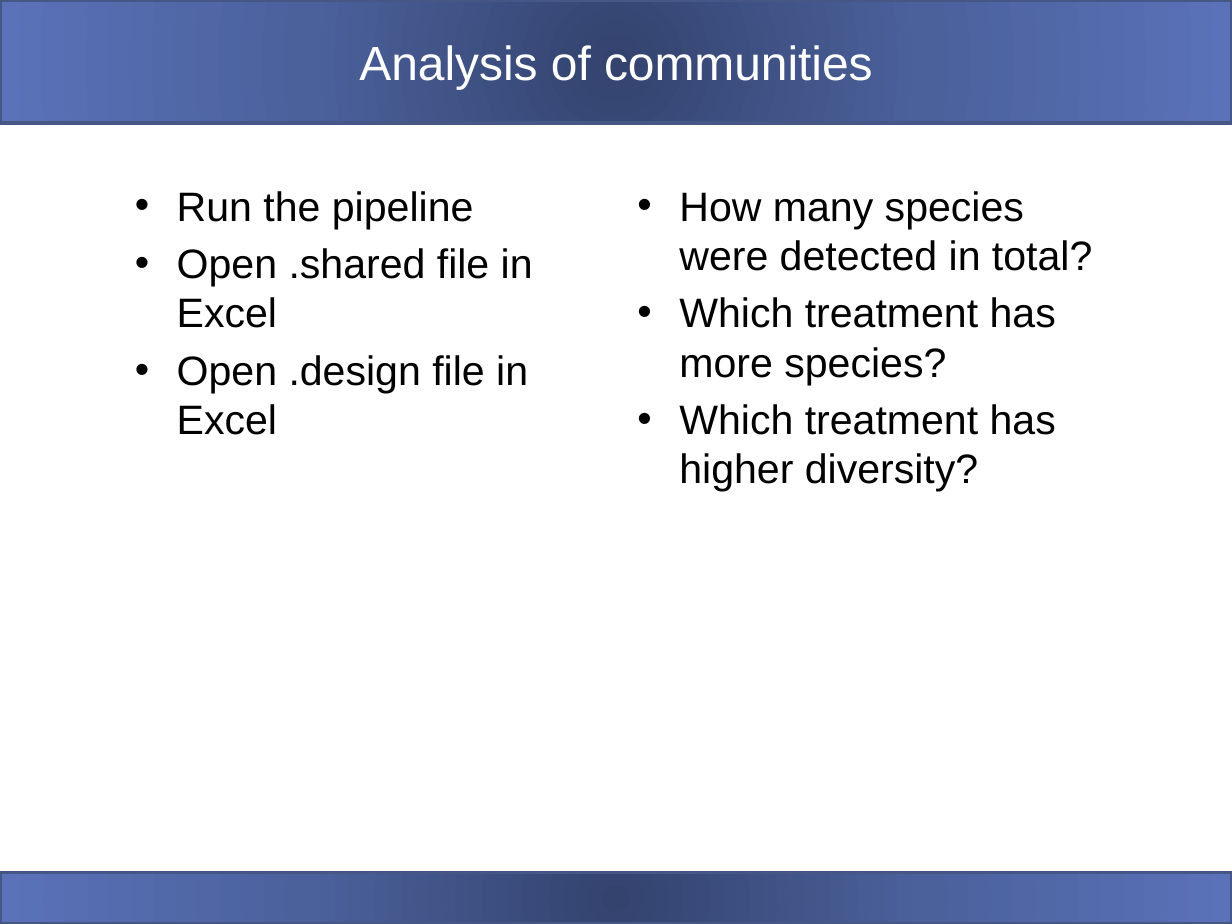
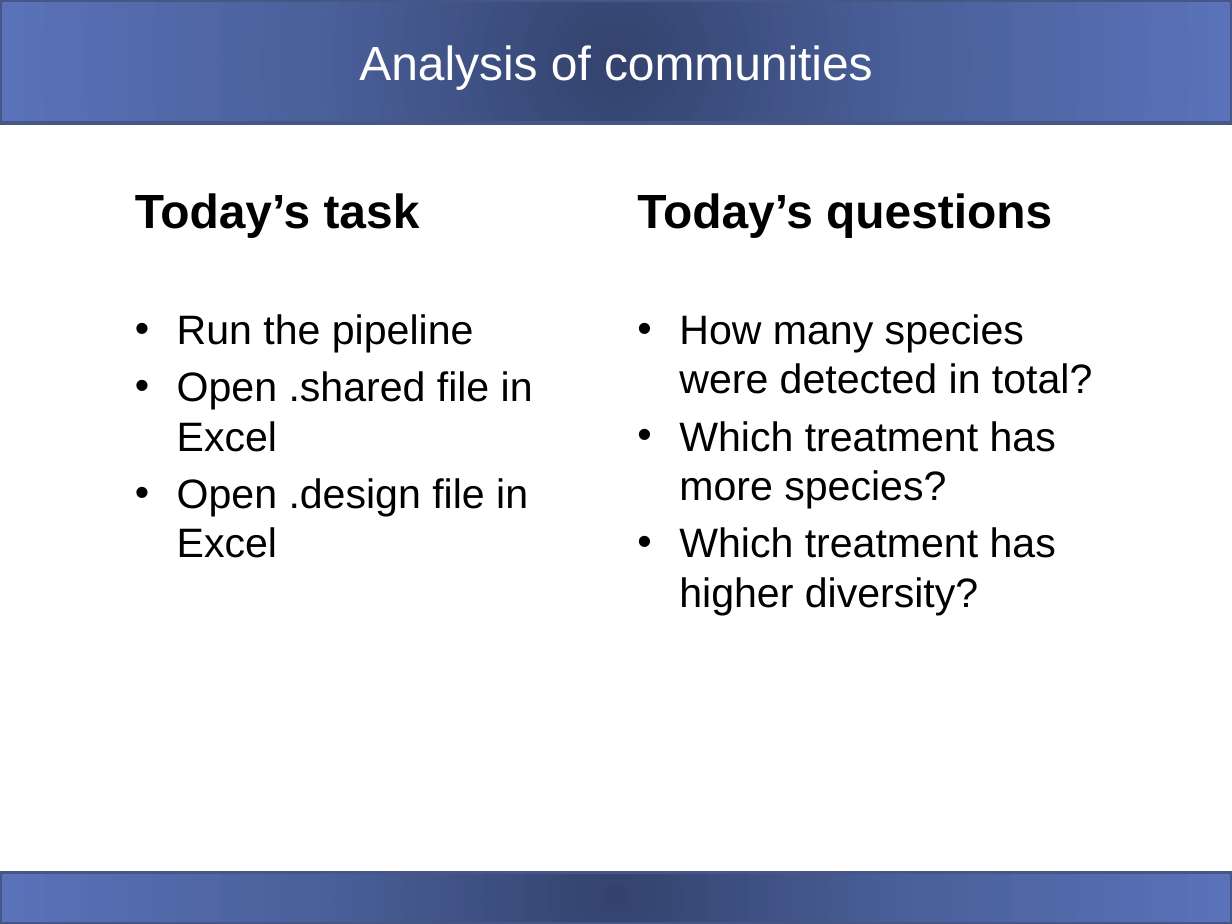
Before and after one commit to carden24/MIC506-Workshop, a slide deck: slide 13 of W3_16S_analysis.pptx. Drawn at 1232x924 pixels with LibreOffice and Linux fonts; fonts in the diff are those of the drawing. Boxes give left, top, right and bottom in pixels: in the first picture for what was removed or moved away, otherwise in the second. Text is boxed around its words. In the diff, an @@ line names an element or a change of style, - is before the commit and + after.

```diff
--- a/W3_16S_analysis.pptx
+++ b/W3_16S_analysis.pptx
@@ text at [135,193,420,237]: paragraph added @@
+Today’s task
@@ text at [637,193,1052,237]: paragraph added @@
+Today’s questions
```
Also in this commit, not shown: 3 other slides changed, 3 other files.
